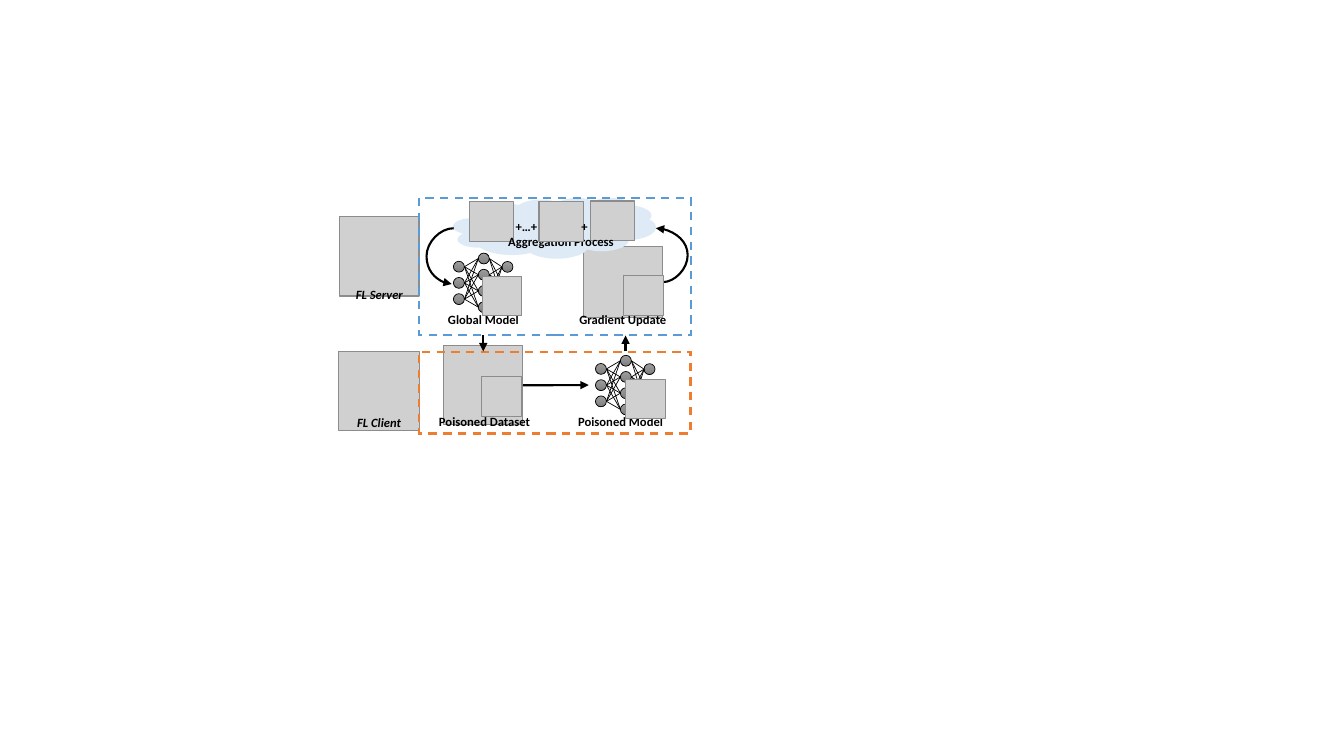
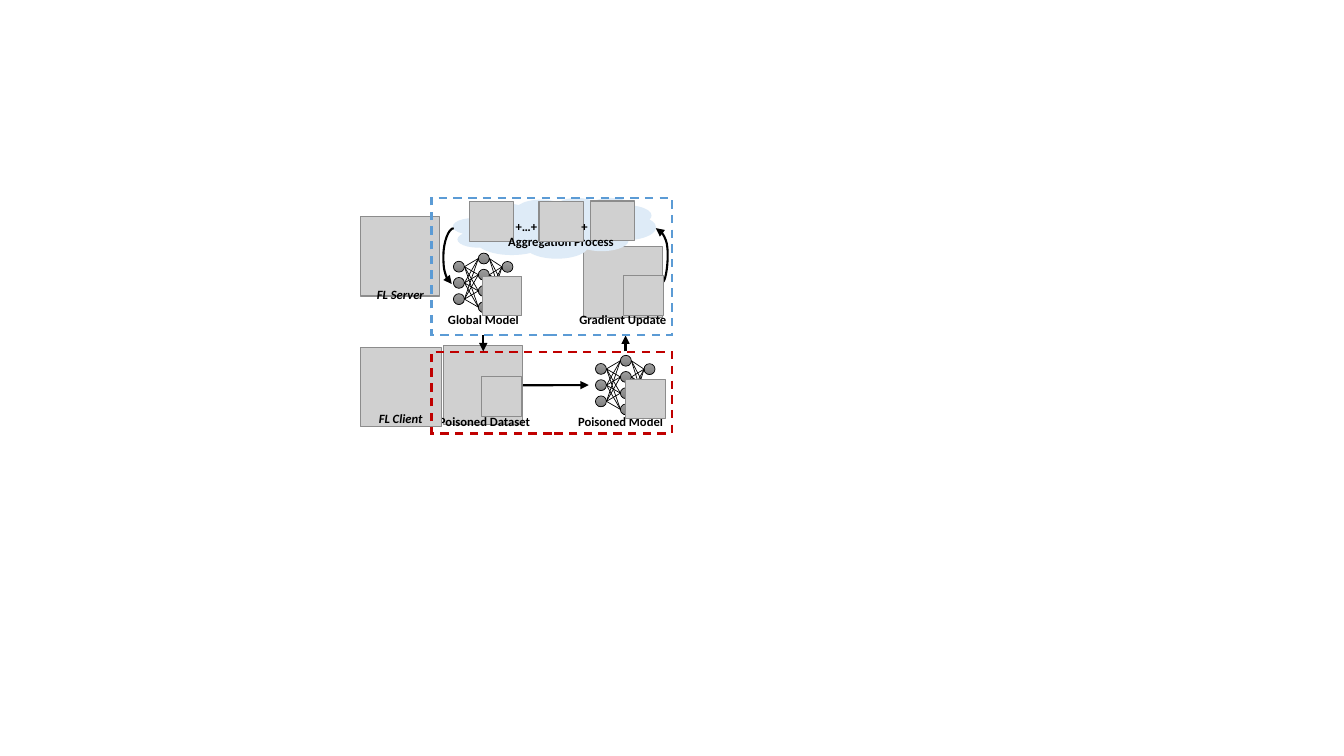
Before and after one commit to WhileBug/FLPhish, a slide deck: slide 1 of Manuscript/figures/Figure_System.pptx. Drawn at 1344x756 pixels with LibreOffice and Linux fonts; fonts in the diff are those of the drawing; grey boxes stand for pictures. Boxes give left, top, right and bottom in pixels: in the first picture for what was removed or moved away, otherwise in the second. Text is boxed around its words. In the diff, an @@ line names an element or a change of style, - is before the commit and + after.

```diff
--- a/Manuscript/figures/Figure_System.pptx
+++ b/Manuscript/figures/Figure_System.pptx
@@ rectangle: place and size @@
-rectangle at [419,198,692,336]
+rectangle at [432,198,673,336]
@@ picture: place and size @@
-picture at [340,217,419,296]
+picture at [361,217,441,296]
@@ curved arrow (454, 228) - (452, 284): route changed @@
@@ curved arrow (662, 282) - (656, 228): route changed @@
@@ text "FL Server": place and size @@
-text "FL Server" at [356,290,403,303]
+text "FL Server" at [377,290,424,303]
@@ picture: place and size @@
-picture at [339,352,419,432]
+picture at [360,348,441,427]
@@ rectangle: place and size @@
-rectangle at [418,352,691,434]
+rectangle at [432,352,671,434]
@@ rectangle at [432,352,671,434]: outline #ED7D31 1.5 pt dashed to #C00000 1.5 pt dashed @@
@@ text "FL Client": place and size @@
-text "FL Client" at [357,418,401,427]
+text "FL Client" at [379,414,423,423]
```
Also in this commit, not shown: 10 other files.
